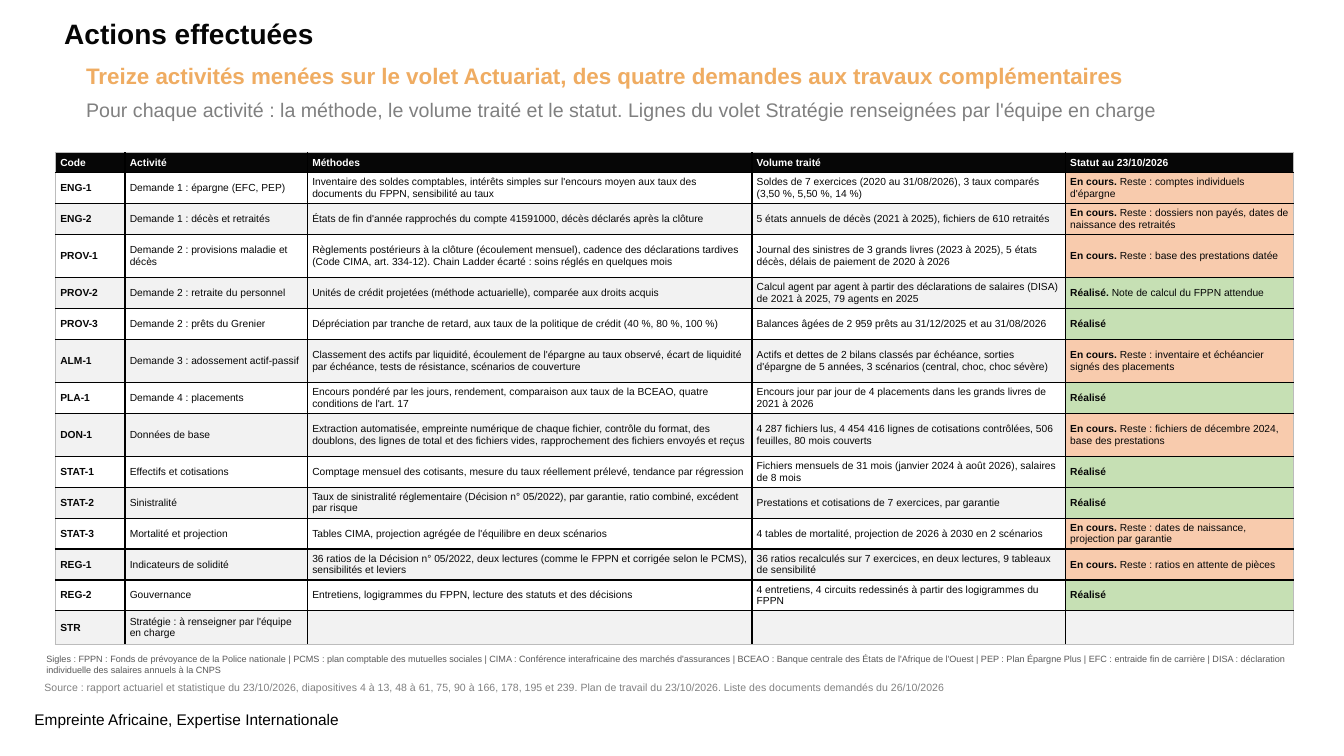
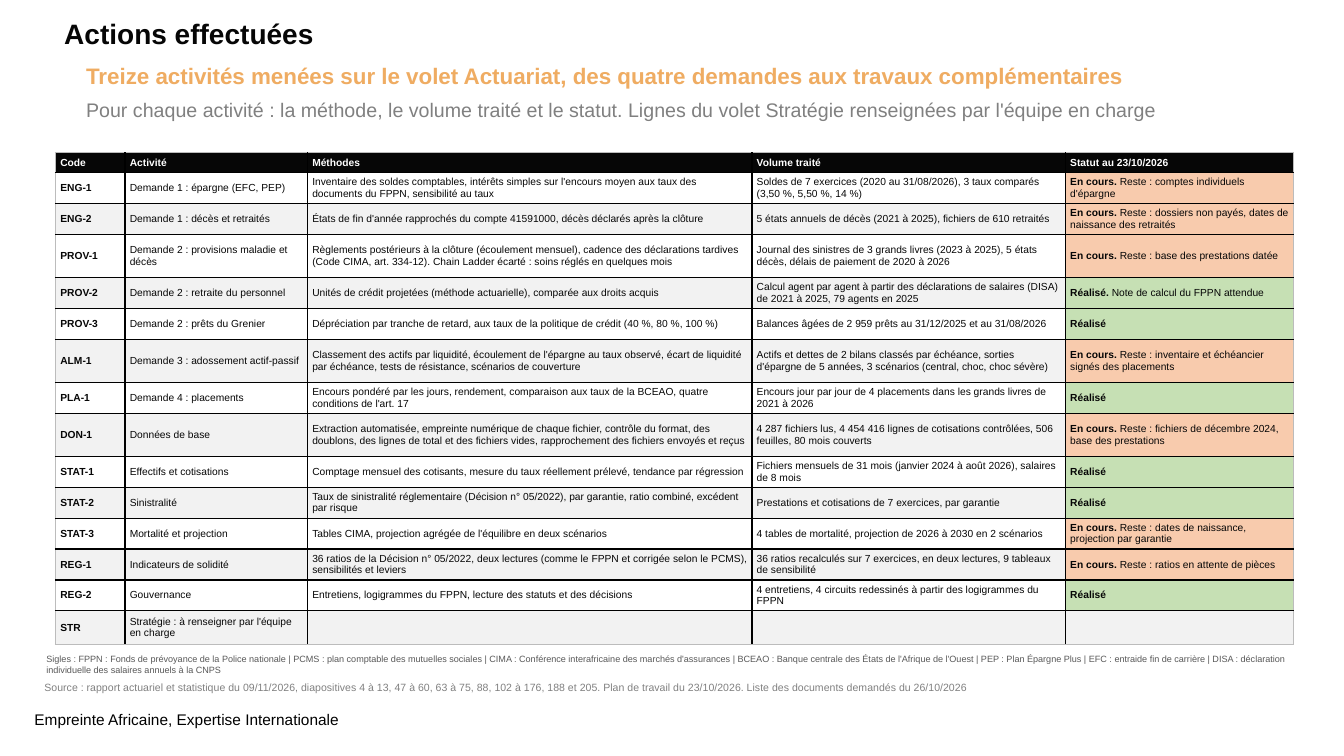
Before and after one commit to siakoel-art/FPPN, a slide deck: slide 5 of FPPN_Point_etape_volet_actuariel_20261102.pptx. Drawn at 1344x756 pixels with LibreOffice and Linux fonts; fonts in the diff are those of the drawing; background and template pictures are left out. Boxes give left, top, right and bottom in pixels: in the first picture for what was removed or moved away, otherwise in the second. Text is boxed around its words. In the diff, an @@ line names an element or a change of style, - is before the commit and + after.

```diff
--- a/FPPN_Point_etape_volet_actuariel_20261102.pptx
+++ b/FPPN_Point_etape_volet_actuariel_20261102.pptx
@@ text at (44,683,967,693): text changed @@
-Source : rapport actuariel et statistique du 23/10/2026, diapositives 4 à 13, 48 à 61, 75, 90 à 166, 178, 195 et 239. Plan de travail du 23/10/2026. Liste des documents demandés du 26/10/2026
+Source : rapport actuariel et statistique du 09/11/2026, diapositives 4 à 13, 47 à 60, 63 à 75, 88, 102 à 176, 188 et 205. Plan de travail du 23/10/2026. Liste des documents demandés du 26/10/2026
```
Also in this commit, not shown: 4 other slides changed, 16 other files.
